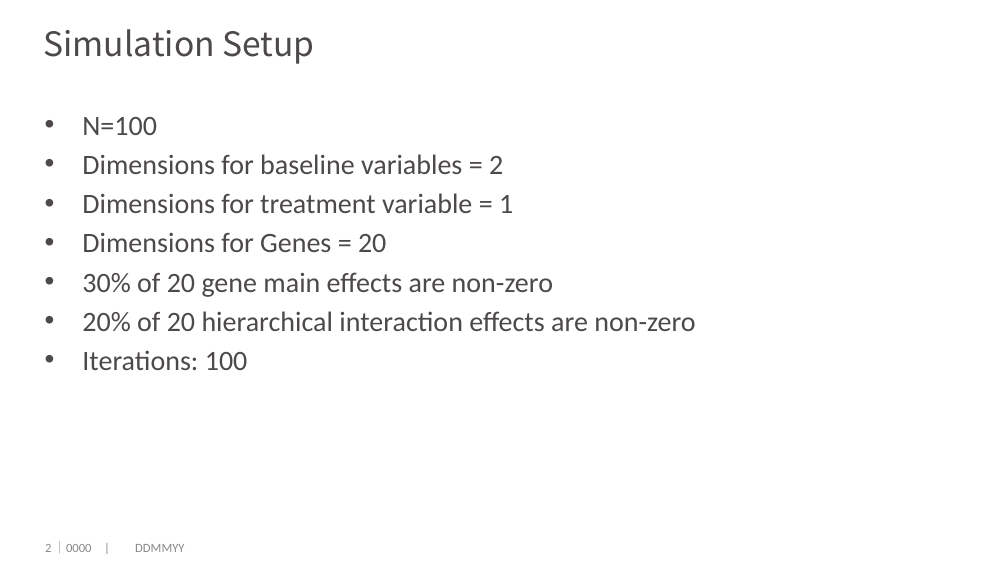
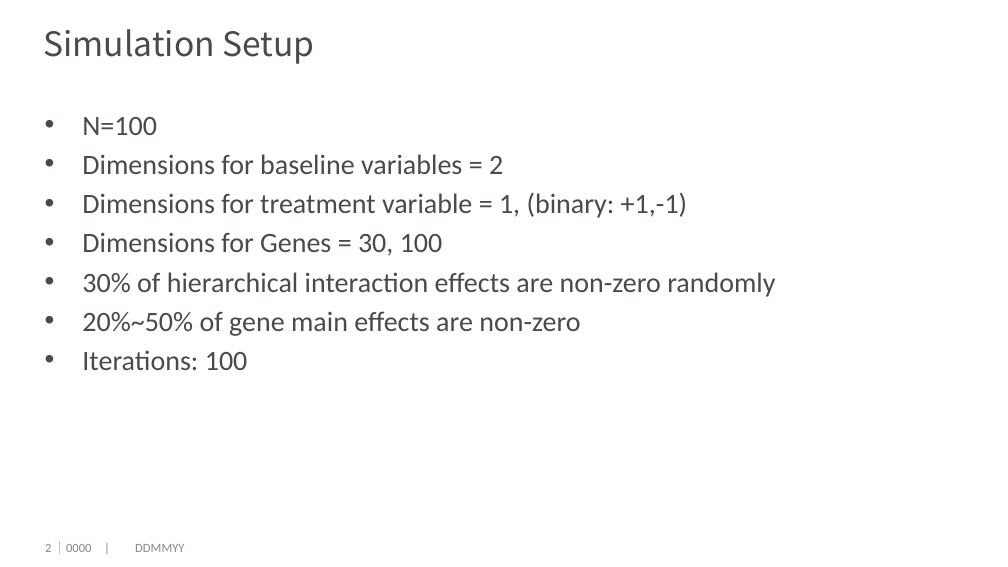
Before and after one commit to dengwx11/GroupLasso, a slide deck: slide 3 of manu & slides/717simulation.pptx. Drawn at 1008x567 pixels with LibreOffice and Linux fonts; fonts in the diff are those of the drawing; background and template pictures are left out. Boxes give left, top, right and bottom in pixels: in the first picture for what was removed or moved away, otherwise in the second. Text is boxed around its words. In the diff, an @@ line names an element or a change of style, - is before the commit and + after.

```diff
--- a/manu & slides/717simulation.pptx
+++ b/manu & slides/717simulation.pptx
@@ text at bbox=[82, 192, 775, 336]: text changed @@
-• Dimensions for treatment variable = 1
-• Dimensions for Genes = 20
-• 30% of 20 gene main effects are non-zero
-• 20% of 20 hierarchical interaction effects are non-zero
+• Dimensions for treatment variable = 1, (binary: +1,-1)
+• Dimensions for Genes = 30, 100
+• 30% of hierarchical interaction effects are non-zero randomly
+• 20%~50% of gene main effects are non-zero
```
Also in this commit, not shown: 4 other slides changed, 10 slides added, 3 slides removed, 1 other file.
